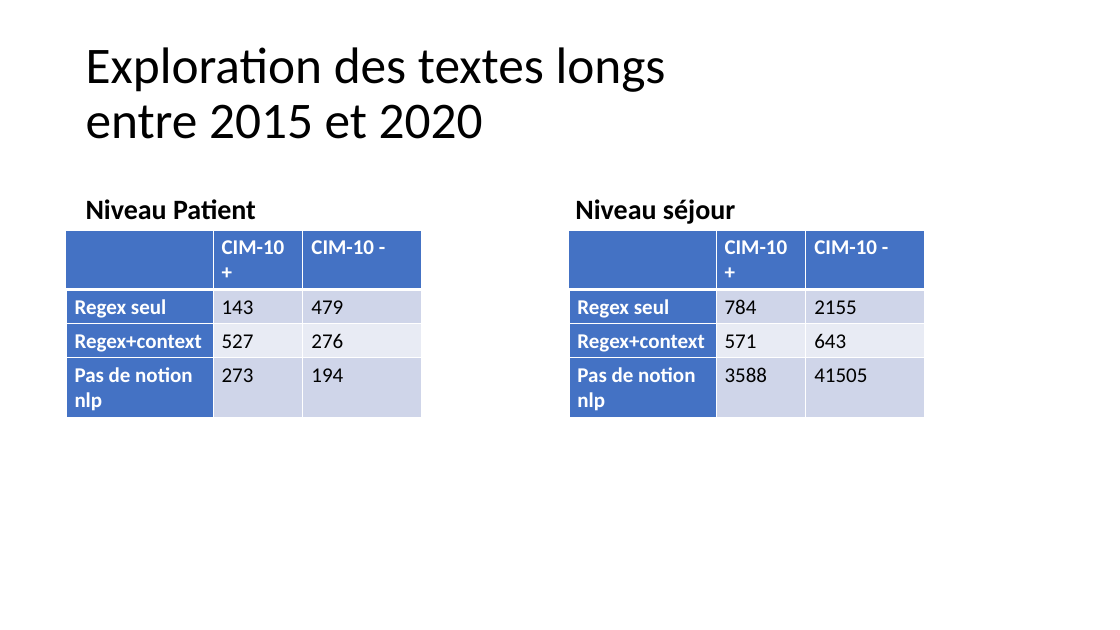
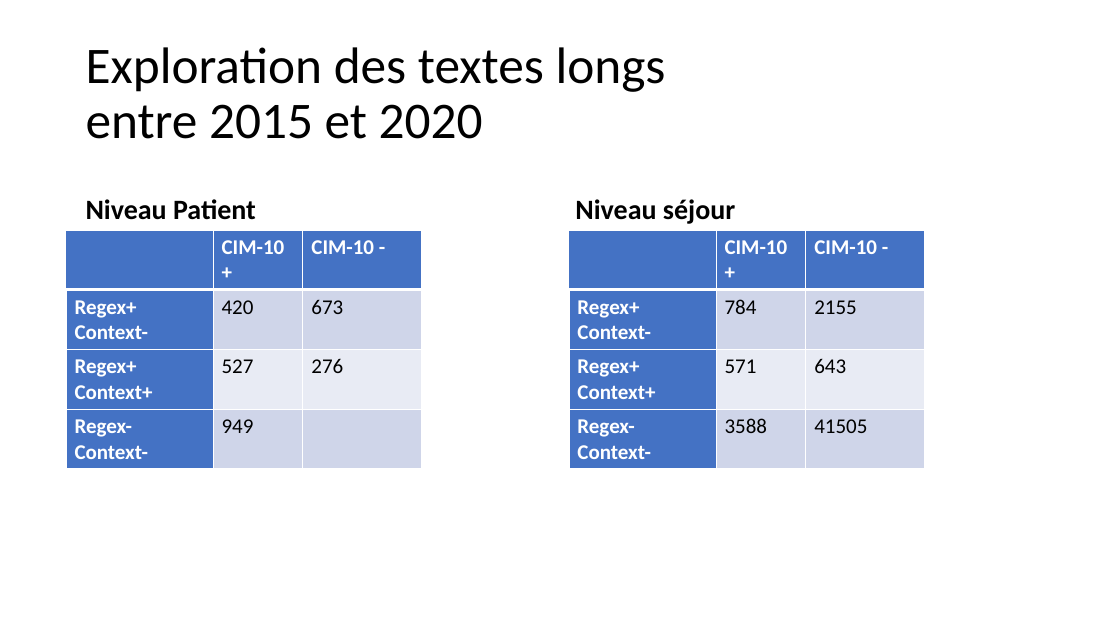
Before and after one commit to DrFabach/patient_like_mine, a slide deck: slide 7 of exploPR.pptx. Drawn at 1120x630 pixels with LibreOffice and Linux fonts; fonts in the diff are those of the drawing. Boxes give left, top, right and bottom in pixels: in the first picture for what was removed or moved away, otherwise in the second. Text is boxed around its words. In the diff, an @@ line names an element or a change of style, - is before the commit and + after.

```diff
--- a/exploPR.pptx
+++ b/exploPR.pptx
@@ table at (66, 230, 422, 465) @@
-row 2: Regex seul | 143 | 479
+row 2: Regex+ Context- | 420 | 673
-row 3, column 1: Regex+context
+row 3, column 1: Regex+ Context+
-row 4: Pas de notion nlp | 273 | 194
+row 4: Regex- Context- | 949 | 
@@ table at (569, 230, 924, 465) @@
-row 2, column 1: Regex seul
+row 2, column 1: Regex+ Context-
-row 3, column 1: Regex+context
+row 3, column 1: Regex+ Context+
-row 4, column 1: Pas de notion nlp
+row 4, column 1: Regex- Context-
```
Also in this commit, not shown: 3 other slides changed.
